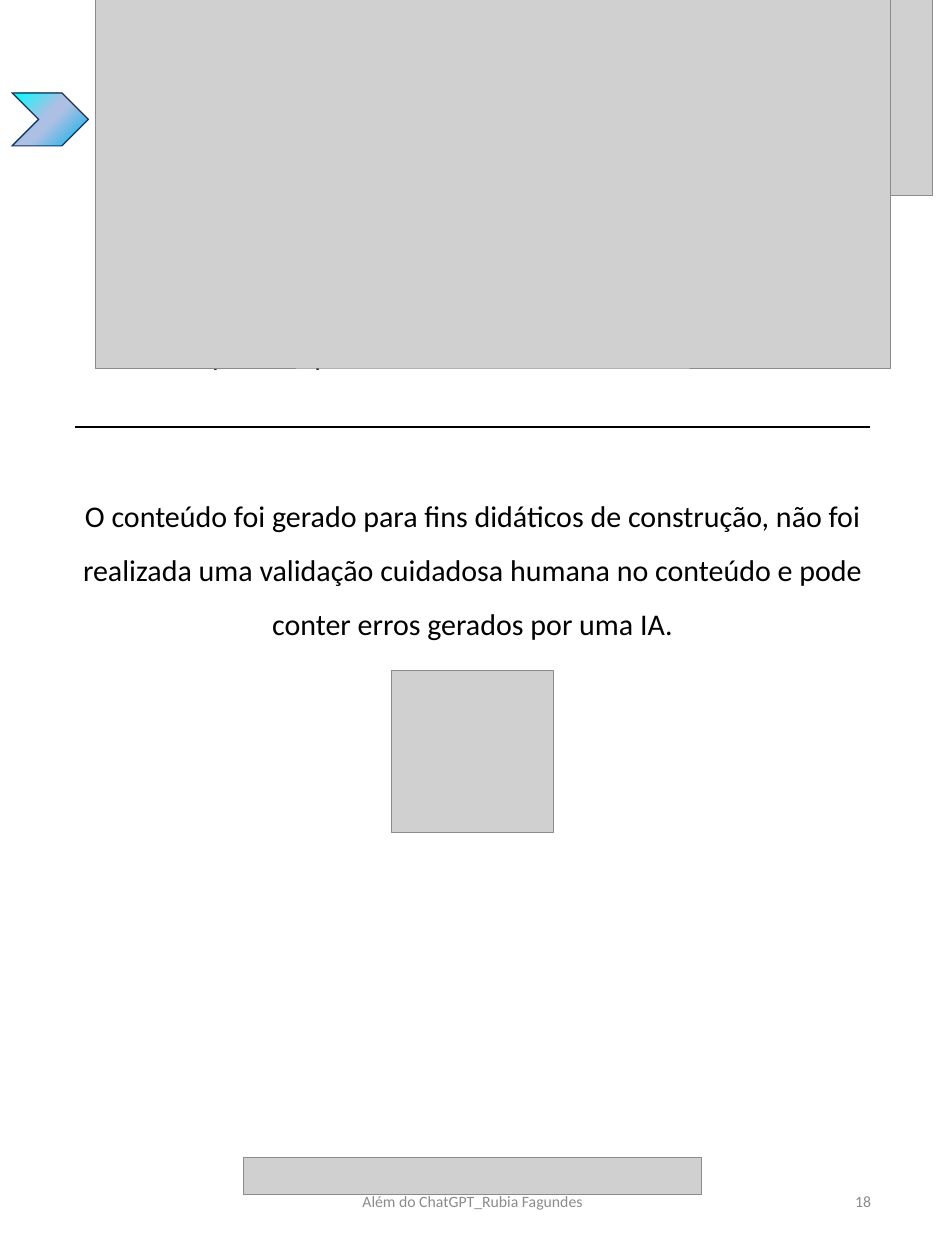
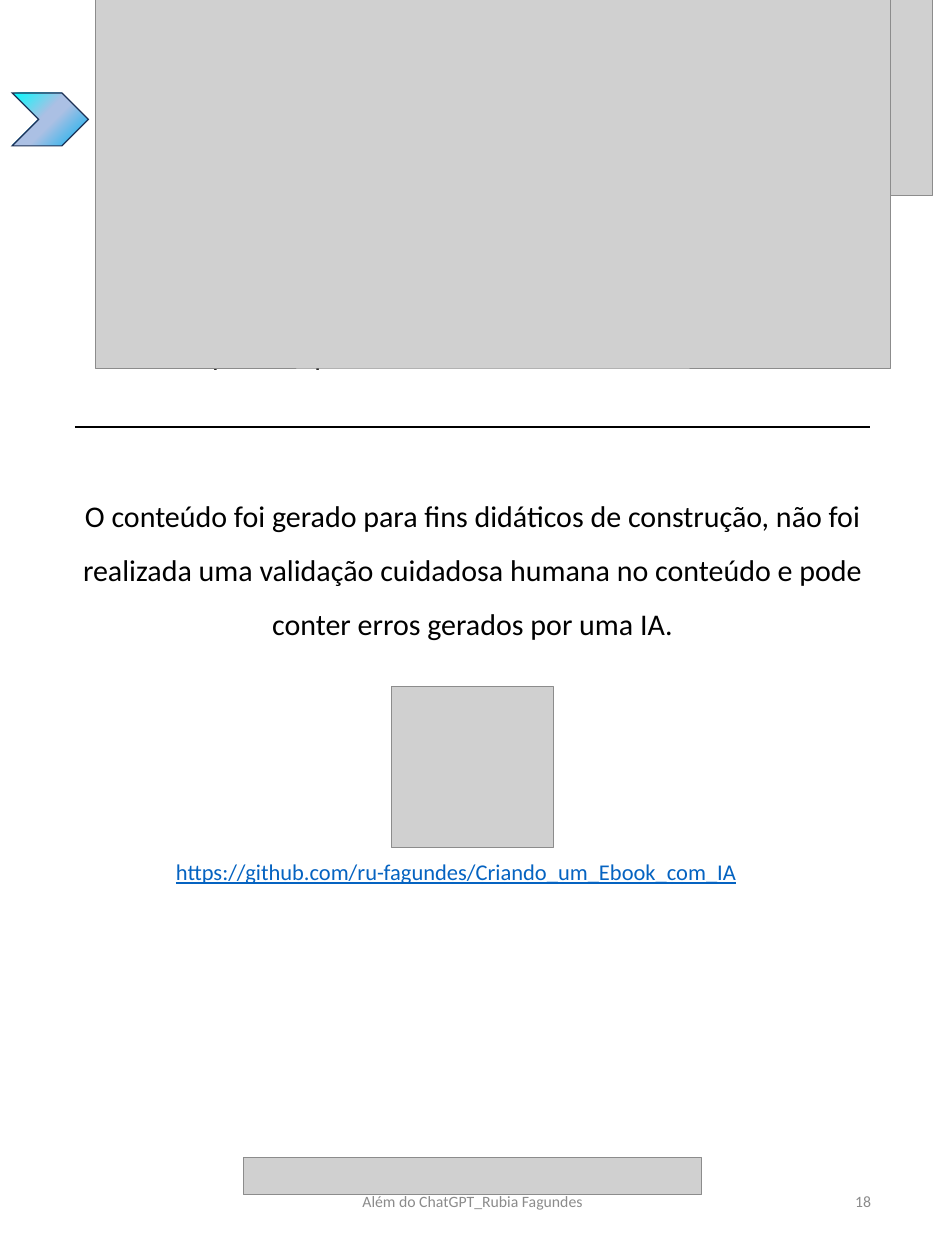
Before and after one commit to ru-fagundes/Criando_um_Ebook_com_IA, a slide deck: slide 18 of output/Ebook_template.pptx. Drawn at 945x1260 pixels with LibreOffice and Linux fonts; fonts in the diff are those of the drawing; grey boxes stand for pictures. Boxes give left, top, right and bottom in pixels: in the first picture for what was removed or moved away, otherwise in the second. Text is boxed around its words. In the diff, an @@ line names an element or a change of style, - is before the commit and + after.

```diff
--- a/output/Ebook_template.pptx
+++ b/output/Ebook_template.pptx
@@ picture: place and size @@
-picture at box(391, 670, 553, 832)
+picture at box(391, 687, 553, 848)
@@ text added at box(176, 864, 736, 884), 18 pt, text #0563C1, underline @@
+https://github.com/ru-fagundes/Criando_um_Ebook_com_IA
```
Also in this commit, not shown: 10 other files.
